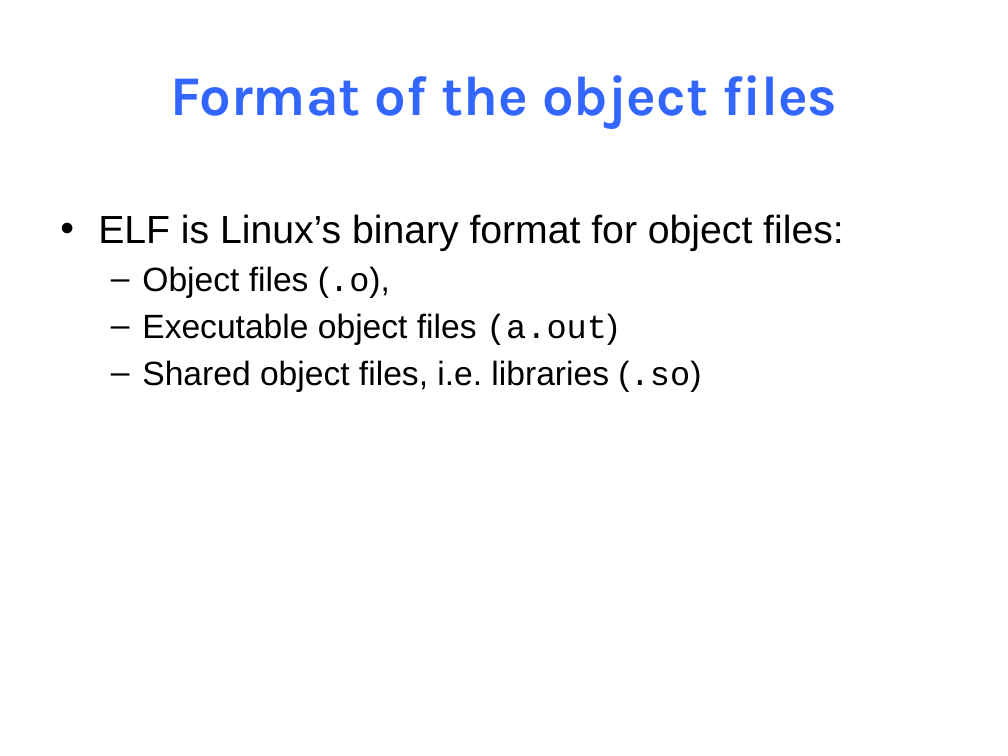
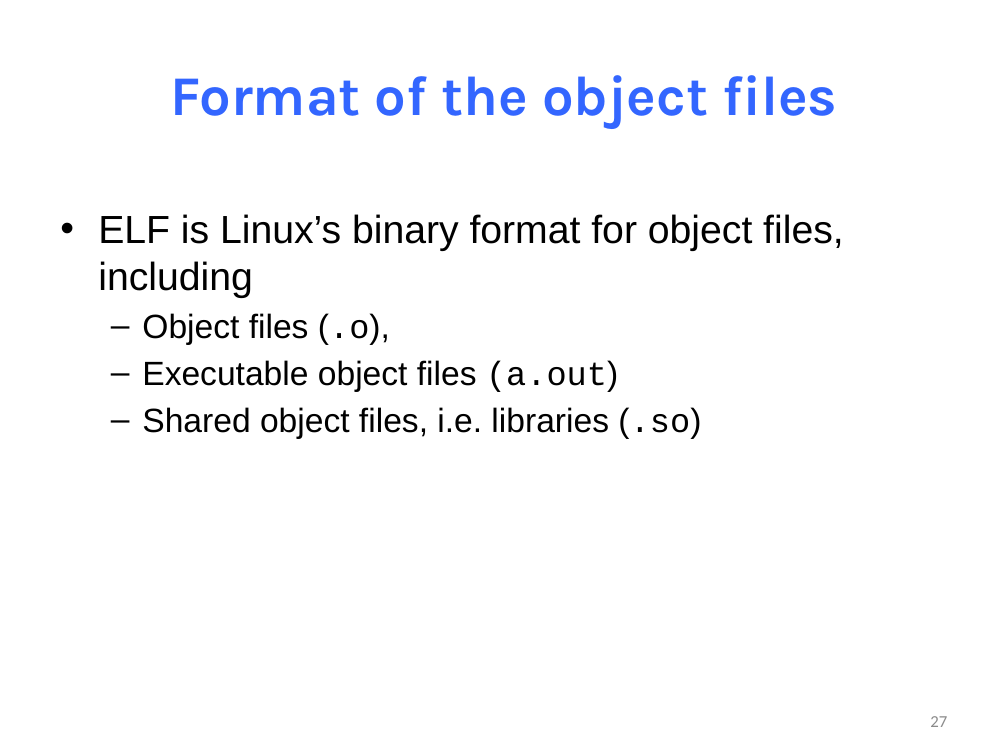
Before and after one commit to NYU-CSO/nyu-cso.github.io, a slide deck: slide 27 of notes/13-optimization-linking.pptx (slide 26 before the commit). Drawn at 1008x756 pixels with LibreOffice and Linux fonts; fonts in the diff are those of the drawing. Boxes give left, top, right and bottom in pixels: in the first picture for what was removed or moved away, otherwise in the second. Text is boxed around its words. In the diff, an @@ line names an element or a change of style, - is before the commit and + after.

```diff
--- a/notes/13-optimization-linking.pptx
+++ b/notes/13-optimization-linking.pptx
@@ text at bbox=[98, 214, 843, 298]: text changed @@
-• ELF is Linux’s binary format for object files:
+• ELF is Linux’s binary format for object files, including
@@ page number added at bbox=[930, 716, 947, 727], 12 pt, text #8C8C8C @@
+27
```
Also in this commit, not shown: 39 other slides changed, 2 slides added, 3 other files.
